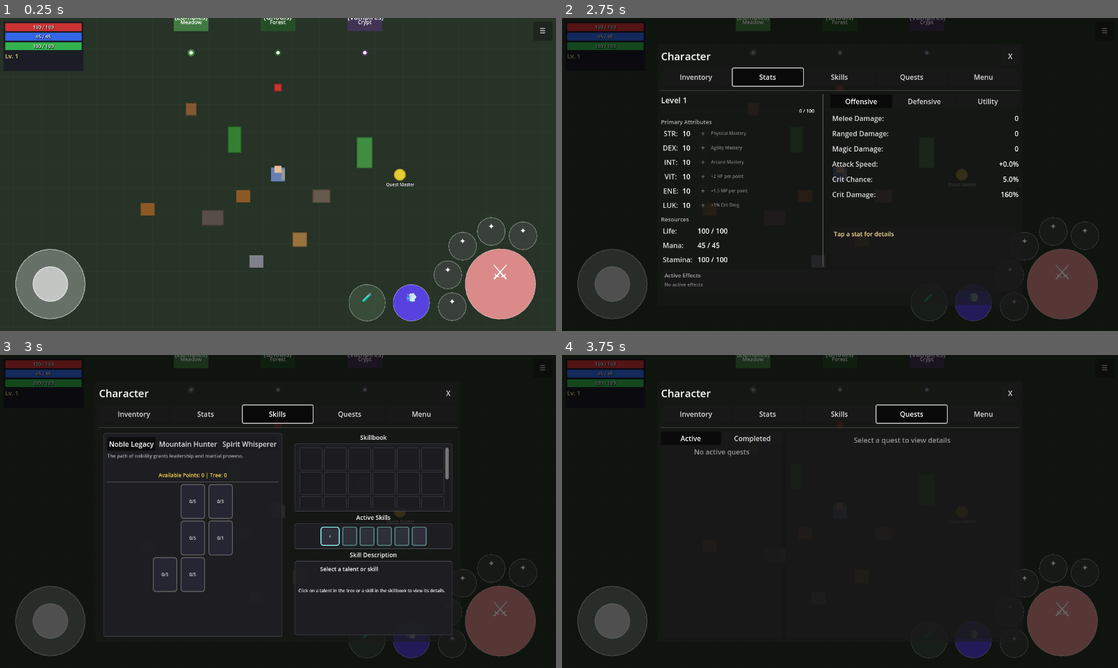
Above: before the commit, frames 1-4 (two rows, left to right).
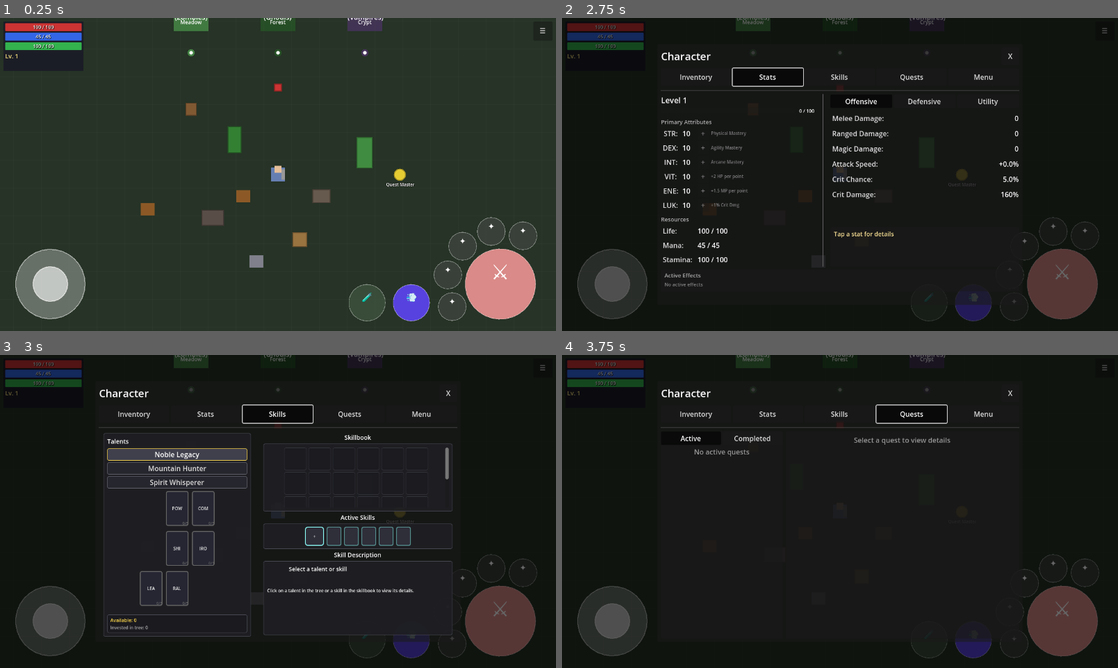
Above: after the commit, the same moments.

Repository: MatousHruska/MobileTestia
Game: Godot game, scene res://scenes/world/test_zone.tscn
Two runs of this game, one before a commit and one after it. Both use one fixed random seed, a clock stepped at 60 frames per second and the inputs below.
Inputs:
- Up to frame 1 (0.25 s): no input
- Up to frame 2 (2.75 s): click "☰" at 0.5 s; click "Inventory" at 1.25 s; click "Stats" at 2 s
- Up to frame 3 (3 s): click "Skills" at 2.75 s
- Up to frame 4 (3.75 s): click "Quests" at 3.5 s

Frames 1-2 are identical in both runs. In frame 3, 4.2% of the frame differs, in the area x 19-80%, y 24-90%; in frame 4, nothing differs.

Commit message:
Redesign talent panel: left-aligned header, outlined tabs, square nodes with corner points, static points section

Diff:
--- a/scripts/ui/menu/skills_panel.gd
+++ b/scripts/ui/menu/skills_panel.gd
@@ -21,7 +21,7 @@
 # CONSTANTS
 #===============================================================================
 
-const TALENT_NODE_SIZE := Vector2(56, 56)  ## Size of talent node buttons
+const TALENT_NODE_SIZE := Vector2(52, 52)  ## Size of talent node buttons (square)
 const TALENT_SPACING := Vector2(16, 24)  ## Spacing between talent nodes
 const ROW_HEIGHT := 80  ## Height per talent row
 const TREE_WIDTH := 340  ## Width of talent tree panel
@@ -62,11 +62,11 @@
 var _right_panel: VBoxContainer
 
 ## Talent tree
-var _tree_tabs: HBoxContainer
-var _tree_description: Label
+var _tree_tabs: VBoxContainer
 var _tree_scroll: ScrollContainer
 var _tree_content: VBoxContainer
 var _points_label: Label
+var _points_tree_label: Label
 
 ## Skillbook
 var _skillbook_header: Label
@@ -176,41 +176,70 @@
 	_left_panel.add_child(margin)
 
 	var vbox := VBoxContainer.new()
+	vbox.add_theme_constant_override("separation", 6)
 	margin.add_child(vbox)
 
-	# Tree tabs
-	_tree_tabs = HBoxContainer.new()
+	# Talents header (left-aligned)
+	var header := Label.new()
+	header.text = "Talents"
+	header.add_theme_font_size_override("font_size", 14)
+	header.horizontal_alignment = HORIZONTAL_ALIGNMENT_LEFT
+	vbox.add_child(header)
+
+	# Tree tabs container (vertical, each tab has outline)
+	_tree_tabs = VBoxContainer.new()
+	_tree_tabs.add_theme_constant_override("separation", 4)
 	_tree_tabs.size_flags_horizontal = Control.SIZE_EXPAND_FILL
 	vbox.add_child(_tree_tabs)
-
-	# Tree description (short flavor text)
-	_tree_description = Label.new()
-	_tree_description.add_theme_font_size_override("font_size", 11)
-	_tree_description.add_theme_color_override("font_color", Color(0.7, 0.7, 0.7))
-	_tree_description.autowrap_mode = TextServer.AUTOWRAP_WORD
-	_tree_description.custom_minimum_size.y = 40
-	vbox.add_child(_tree_description)
-
-	# Points label
-	_points_label = Label.new()
-	_points_label.add_theme_font_size_override("font_size", 12)
-	_points_label.add_theme_color_override("font_color", COLOR_AVAILABLE)
-	_points_label.horizontal_alignment = HORIZONTAL_ALIGNMENT_CENTER
-	vbox.add_child(_points_label)
-
-	# Separator
-	var sep := HSeparator.new()
-	vbox.add_child(sep)
 
 	# Scrollable tree content
 	_tree_scroll = ScrollContainer.new()
 	_tree_scroll.size_flags_vertical = Control.SIZE_EXPAND_FILL
+	_tree_scroll.size_flags_horizontal = Control.SIZE_EXPAND_FILL
 	_tree_scroll.horizontal_scroll_mode = ScrollContainer.SCROLL_MODE_DISABLED
 	vbox.add_child(_tree_scroll)
 
 	_tree_content = VBoxContainer.new()
 	_tree_content.size_flags_horizontal = Control.SIZE_EXPAND_FILL
+	_tree_content.add_theme_constant_override("separation", 12)
 	_tree_scroll.add_child(_tree_content)
+
+	# Static points section at bottom (outside scroll)
+	_build_points_section(vbox)
+
+
+func _build_points_section(parent: Control) -> void:
+	var panel := PanelContainer.new()
+	parent.add_child(panel)
+
+	# Style with border
+	var style := StyleBoxFlat.new()
+	style.bg_color = Color(0.1, 0.1, 0.12, 0.9)
+	style.border_color = Color(0.3, 0.3, 0.35)
+	style.set_border_width_all(1)
+	style.set_corner_radius_all(3)
+	panel.add_theme_stylebox_override("panel", style)
+
+	var margin := MarginContainer.new()
+	margin.add_theme_constant_override("margin_left", 6)
+	margin.add_theme_constant_override("margin_right", 6)
+	margin.add_theme_constant_override("margin_top", 4)
+	margin.add_theme_constant_override("margin_bottom", 4)
+	panel.add_child(margin)
+
+	var vbox := VBoxContainer.new()
+	vbox.add_theme_constant_override("separation", 2)
+	margin.add_child(vbox)
+
+	_points_label = Label.new()
+	_points_label.add_theme_font_size_override("font_size", 11)
+	_points_label.add_theme_color_override("font_color", COLOR_AVAILABLE)
+	vbox.add_child(_points_label)
+
+	_points_tree_label = Label.new()
+	_points_tree_label.add_theme_font_size_override("font_size", 10)
+	_points_tree_label.add_theme_color_override("font_color", Color(0.7, 0.7, 0.7))
+	vbox.add_child(_points_tree_label)
 
 
 func _build_right_panel(parent: Control) -> void:
@@ -487,7 +516,24 @@
 		tab.toggle_mode = true
 		tab.button_pressed = (tree_data.get("id", "") == current_tree_id)
 		tab.size_flags_horizontal = Control.SIZE_EXPAND_FILL
+		tab.custom_minimum_size.y = 28
 		tab.pressed.connect(_on_tree_tab_pressed.bind(tree_data.get("id", "")))
+
+		# Style with outline
+		var style := StyleBoxFlat.new()
+		style.bg_color = Color(0.15, 0.15, 0.18) if not tab.button_pressed else Color(0.25, 0.25, 0.3)
+		style.border_color = Color(0.4, 0.4, 0.45) if not tab.button_pressed else COLOR_AVAILABLE
+		style.set_border_width_all(1)
+		style.set_corner_radius_all(3)
+		tab.add_theme_stylebox_override("normal", style)
+
+		var pressed_style := StyleBoxFlat.new()
+		pressed_style.bg_color = Color(0.25, 0.25, 0.3)
+		pressed_style.border_color = COLOR_AVAILABLE
+		pressed_style.set_border_width_all(1)
+		pressed_style.set_corner_radius_all(3)
+		tab.add_theme_stylebox_override("pressed", pressed_style)
+
 		_tree_tabs.add_child(tab)
 
 
@@ -499,10 +545,6 @@
 
 	if current_tree_id.is_empty():
 		return
-
-	# Get tree description
-	var tree_data := DatabaseLoader.get_talent_tree(current_tree_id)
-	_tree_description.text = tree_data.get("description", "")
 
 	# Build rows
 	var max_row := TalentManager.get_max_row(current_tree_id)
@@ -538,19 +580,44 @@
 			row_container.add_child(spacer)
 
 
-func _create_talent_node(talent: TalentData) -> Button:
+func _create_talent_node(talent: TalentData) -> Control:
+	# Container for square node
+	var container := Control.new()
+	container.custom_minimum_size = TALENT_NODE_SIZE
+
+	# Main button (square)
 	var node := Button.new()
-	node.custom_minimum_size = TALENT_NODE_SIZE
+	node.set_anchors_preset(Control.PRESET_FULL_RECT)
 	node.toggle_mode = true
 	node.pressed.connect(_on_talent_node_pressed.bind(talent.id))
+	node.set_meta("talent_id", talent.id)
+	container.add_child(node)
+
+	# Points label in bottom right corner
+	var points_label := Label.new()
+	points_label.horizontal_alignment = HORIZONTAL_ALIGNMENT_RIGHT
+	points_label.vertical_alignment = VERTICAL_ALIGNMENT_BOTTOM
+	points_label.set_anchors_preset(Control.PRESET_FULL_RECT)
+	points_label.add_theme_font_size_override("font_size", 9)
+	points_label.set_meta("points_label", true)
+	container.add_child(points_label)
+
+	# Name label (abbreviated)
+	var name_label := Label.new()
+	name_label.horizontal_alignment = HORIZONTAL_ALIGNMENT_CENTER
+	name_label.vertical_alignment = VERTICAL_ALIGNMENT_CENTER
+	name_label.set_anchors_preset(Control.PRESET_FULL_RECT)
+	name_label.add_theme_font_size_override("font_size", 10)
+	name_label.set_meta("name_label", true)
+	container.add_child(name_label)
 
 	# Update visual state
-	_update_talent_node_visual(node, talent)
-
-	return node
-
-
-func _update_talent_node_visual(node: Button, talent: TalentData) -> void:
+	_update_talent_node_visual(container, talent)
+
+	return container
+
+
+func _update_talent_node_visual(container: Control, talent: TalentData) -> void:
 	var invested := TalentManager.get_invested_points(talent.id)
 	var can_learn := TalentManager.can_learn_talent(talent.id)
 	var is_selected := (talent.id == selected_talent_id)
@@ -568,18 +635,39 @@
 	else:
 		color = COLOR_LOCKED
 
-	# Create stylebox
+	# Find the button child
+	var node: Button = null
+	var points_label: Label = null
+	var name_label: Label = null
+	for child in container.get_children():
+		if child is Button:
+			node = child
+		elif child is Label and child.has_meta("points_label"):
+			points_label = child
+		elif child is Label and child.has_meta("name_label"):
+			name_label = child
+
+	if not node:
+		return
+
+	# Create stylebox (square corners)
 	var stylebox := StyleBoxFlat.new()
 	stylebox.bg_color = Color(0.15, 0.15, 0.2) if invested == 0 else Color(0.2, 0.25, 0.3)
 	stylebox.border_color = color
 	stylebox.set_border_width_all(2 if not is_selected else 3)
-	stylebox.set_corner_radius_all(6)
+	stylebox.set_corner_radius_all(4)
 	node.add_theme_stylebox_override("normal", stylebox)
 	node.add_theme_stylebox_override("pressed", stylebox)
 
-	# Text showing points
-	node.text = "%d/%d" % [invested, talent.max_points]
-	node.add_theme_font_size_override("font_size", 10)
+	# Update points label
+	if points_label:
+		points_label.text = "%d/%d" % [invested, talent.max_points]
+		points_label.add_theme_color_override("font_color", color)
+
+	# Update name label (abbreviated to 2-3 chars)
+	if name_label:
+		name_label.text = talent.talent_name.substr(0, 3).to_upper()
+		name_label.add_theme_color_override("font_color", Color(0.9, 0.9, 0.9))
 
 	# Tooltip
 	node.tooltip_text = "%s\n%s" % [talent.talent_name, talent.description]
@@ -718,7 +806,8 @@
 func _update_points_label() -> void:
 	var available := TalentManager.get_available_points()
 	var tree_invested := TalentManager.get_tree_invested_points(current_tree_id)
-	_points_label.text = "Available Points: %d | Tree: %d" % [available, tree_invested]
+	_points_label.text = "Available: %d" % available
+	_points_tree_label.text = "Invested in tree: %d" % tree_invested
 
 
 func _update_description_panel() -> void:
